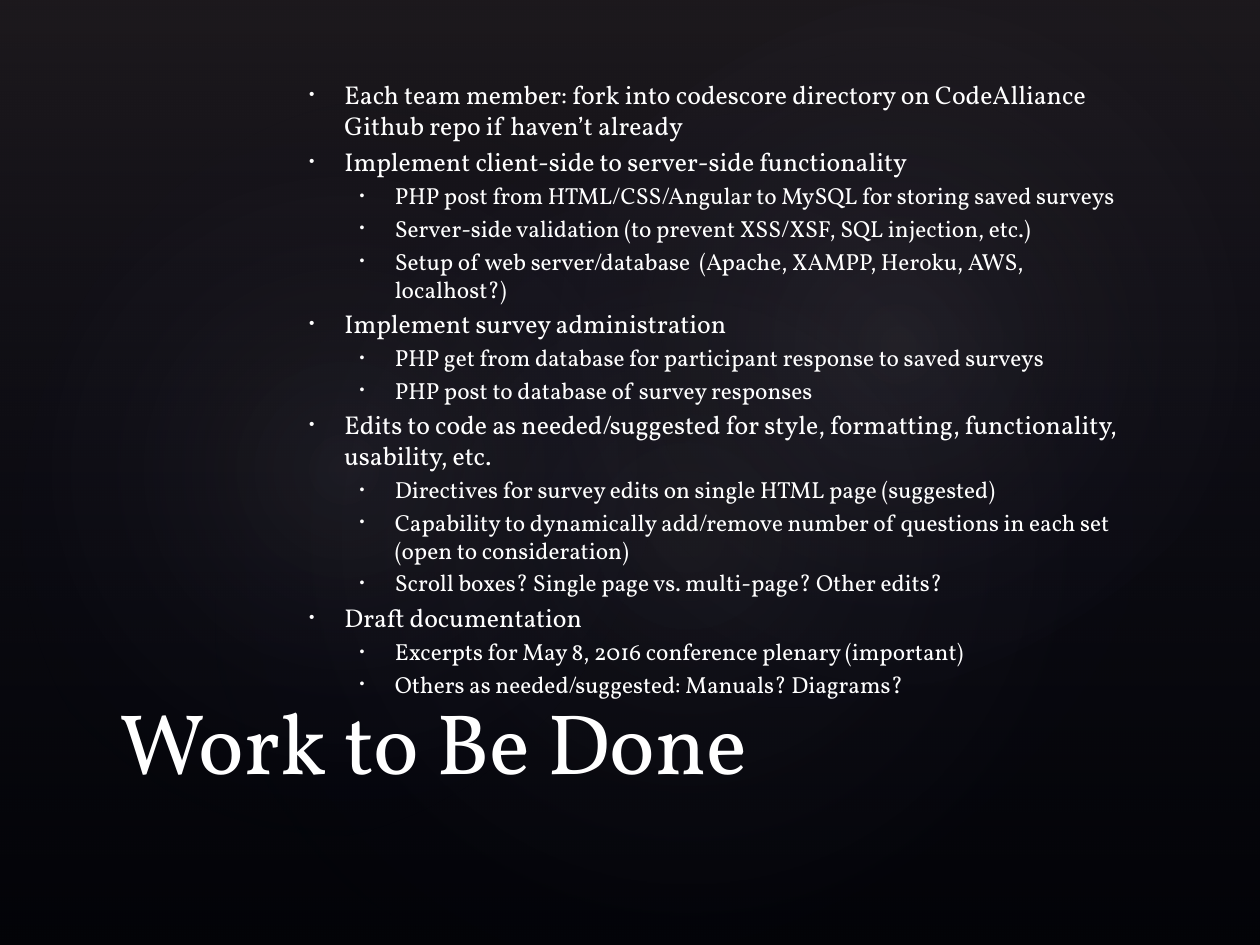
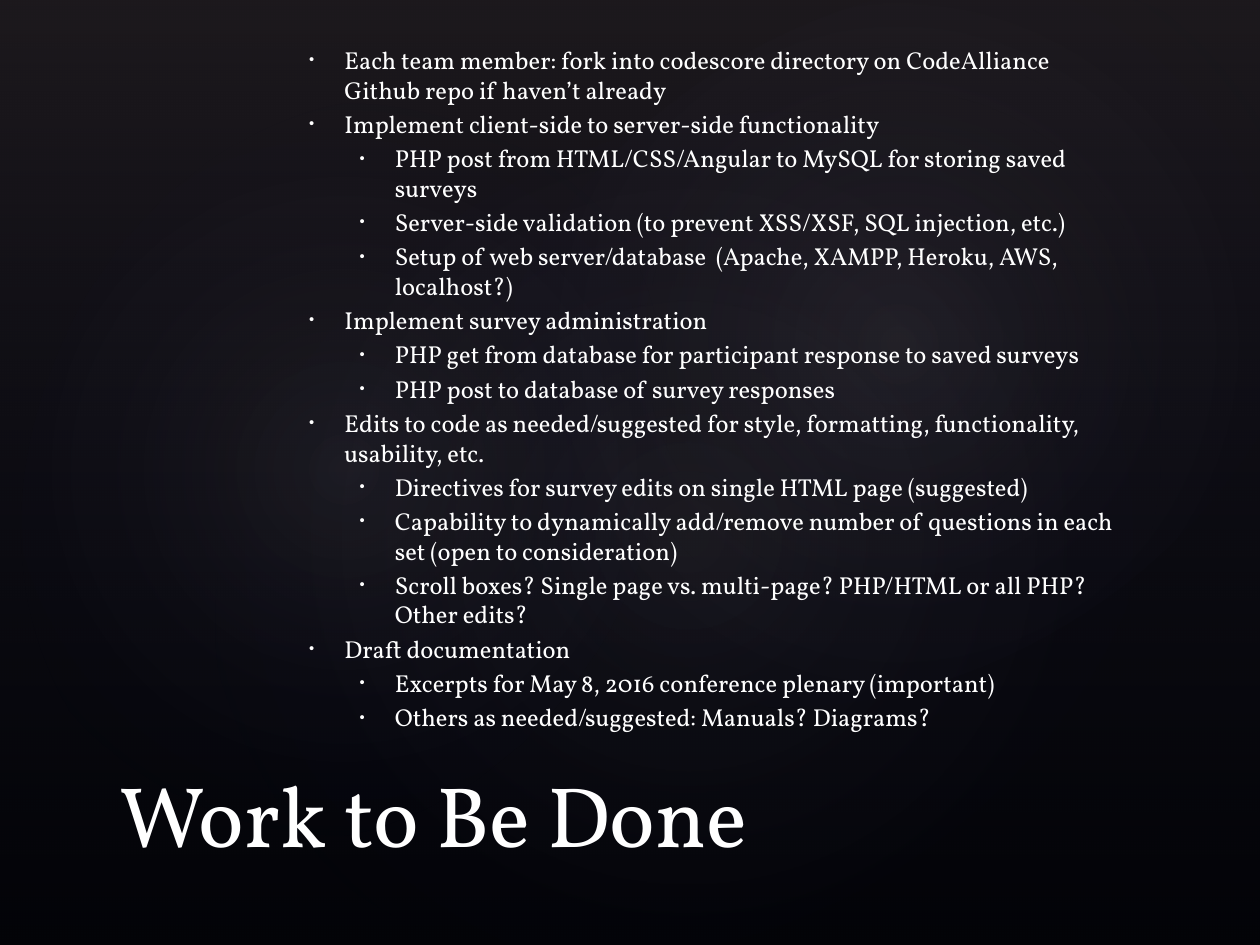
Before and after one commit to Code-Alliance-Archive/codescore, a slide deck: slide 10 of codeScorePreview.pptx. Drawn at 1260x945 pixels with LibreOffice and Linux fonts; fonts in the diff are those of the drawing; background and template pictures are left out. Boxes give left, top, right and bottom in pixels: in the first picture for what was removed or moved away, otherwise in the second. Text is boxed around its words. In the diff, an @@ line names an element or a change of style, - is before the commit and + after.

Commit message:
codeScorePreview.pptx
Edit to codeScorePreview

```diff
--- a/codeScorePreview.pptx
+++ b/codeScorePreview.pptx
@@ text at [344,51,1113,732]: size 14.7 to 14 pt in "Each team member: fork into codescore directory ...", "Implement client-side to server-side functionality", "Implement survey administration", "Edits to code as needed/suggested for style, ..." and 1 more places; size 13.3 to 14 pt in "PHP post from HTML/CSS/Angular to MySQL for ...", "Server-side validation (to prevent XSS/XSF, SQL injection, ...", "Setup of web server/database (Apache, XAMPP, Heroku, ...", "PHP get from database for participant response ..." and 5 more places @@
@@ text at [395,576,1086,624]: text changed; size 13.3 to 14 pt @@
-  • Scroll boxes? Single page vs. multi-page? Other edits?
+  • Scroll boxes? Single page vs. multi-page? PHP/HTML or all PHP? Other edits?
@@ title "Work to Be Done" rewrapped from [120,692,747,775] to [120,785,747,848] @@
```
